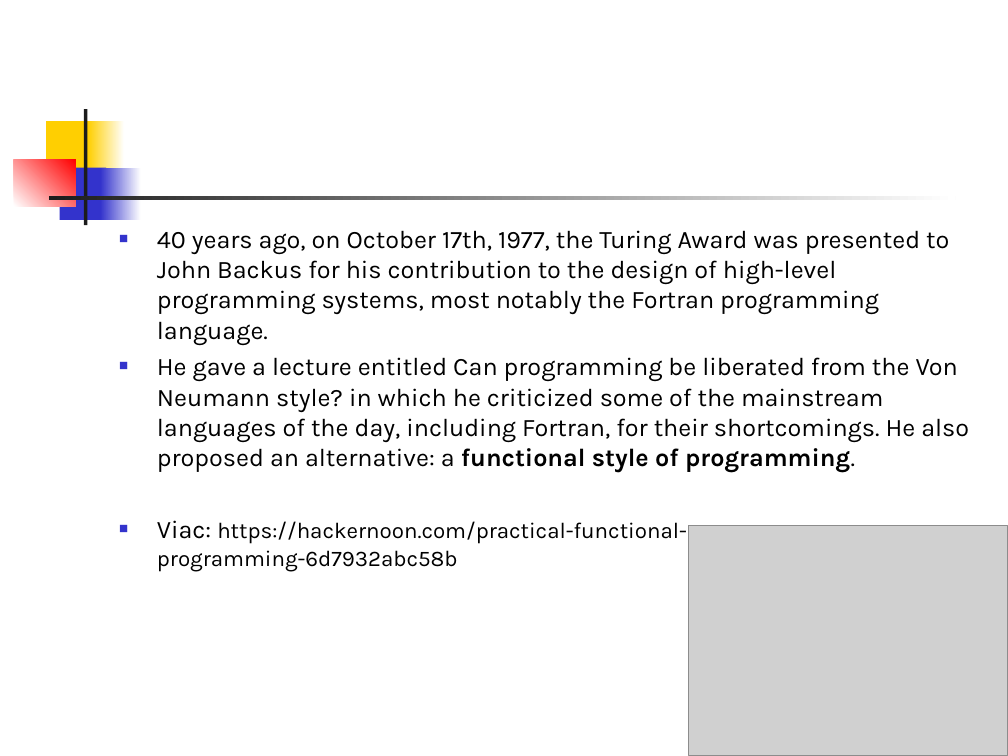
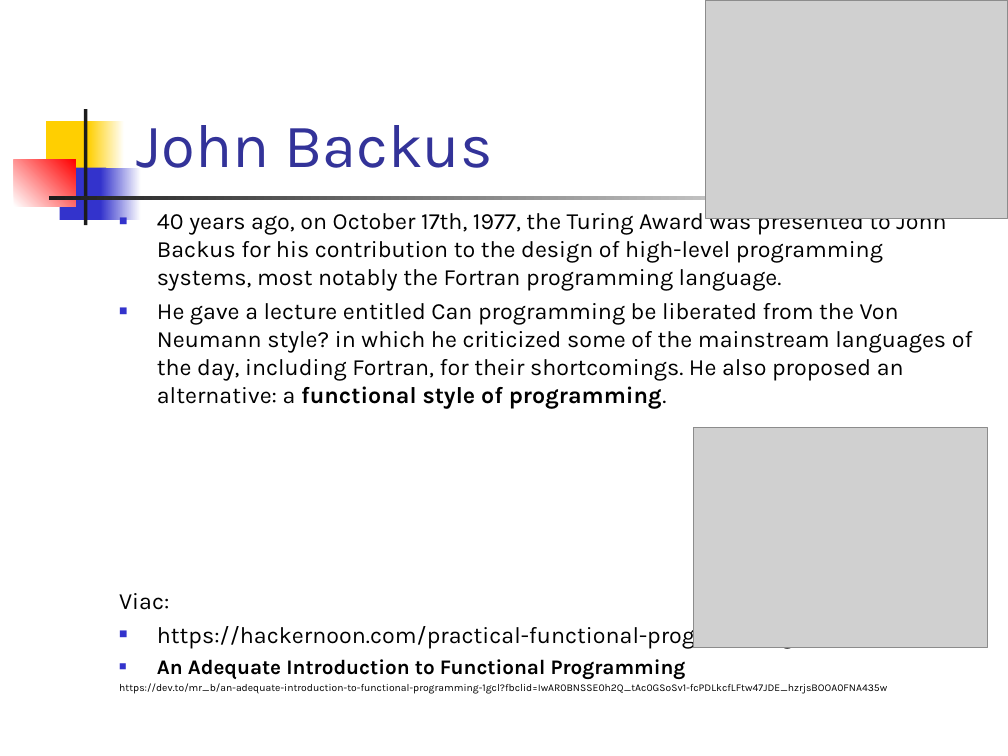
Before and after one commit to paradigmy/Prednasky, a slide deck: slide 6 of 06/funkcionalne1.ppt. Drawn at 1008x756 pixels with LibreOffice and Linux fonts; fonts in the diff are those of the drawing; grey boxes stand for pictures. Boxes give left, top, right and bottom in pixels: in the first picture for what was removed or moved away, otherwise in the second. Text is boxed around its words. In the diff, an @@ line names an element or a change of style, - is before the commit and + after.

```diff
--- a/06/funkcionalne1.ppt
+++ b/06/funkcionalne1.ppt
@@ picture added at (x1=706, y1=0, x2=1008, y2=219) @@
@@ title added at (x1=137, y1=125, x2=492, y2=168), 44 pt, text #333399 @@
+John Backus
@@ text "40 years ago, on October ..." moved from (x1=157, y1=230, x2=969, y2=572) to (x1=119, y1=213, x2=973, y2=694) @@
@@ text at (x1=157, y1=213, x2=973, y2=409): size 18 to 16.6 pt in "40 years ago, on October 17th, 1977, ...", "He gave a lecture entitled Can programming ..." @@
@@ picture resized from (x1=688, y1=525, x2=1008, y2=756) to (x1=694, y1=427, x2=988, y2=648) @@
@@ text at (x1=119, y1=593, x2=961, y2=694): text changed; size 16 to 7.4 pt @@
-■ Viac: https://hackernoon.com/practical-functional-programming-6d7932abc58b
+Viac:
+■ https://hackernoon.com/practical-functional-programming-6d7932abc58b
+■ An Adequate Introduction to Functional Programming
+https://dev.to/mr_b/an-adequate-introduction-to-functional-programming-1gcl?fbclid=IwAR0BNSSE0h2Q_tAc0GSoSv1-fcPDLkcfLFtw47JDE_hzrjsBOOA0FNA435w
```
Also in this commit, not shown: 6 other slides changed, 3 slides removed, 3 other files.
